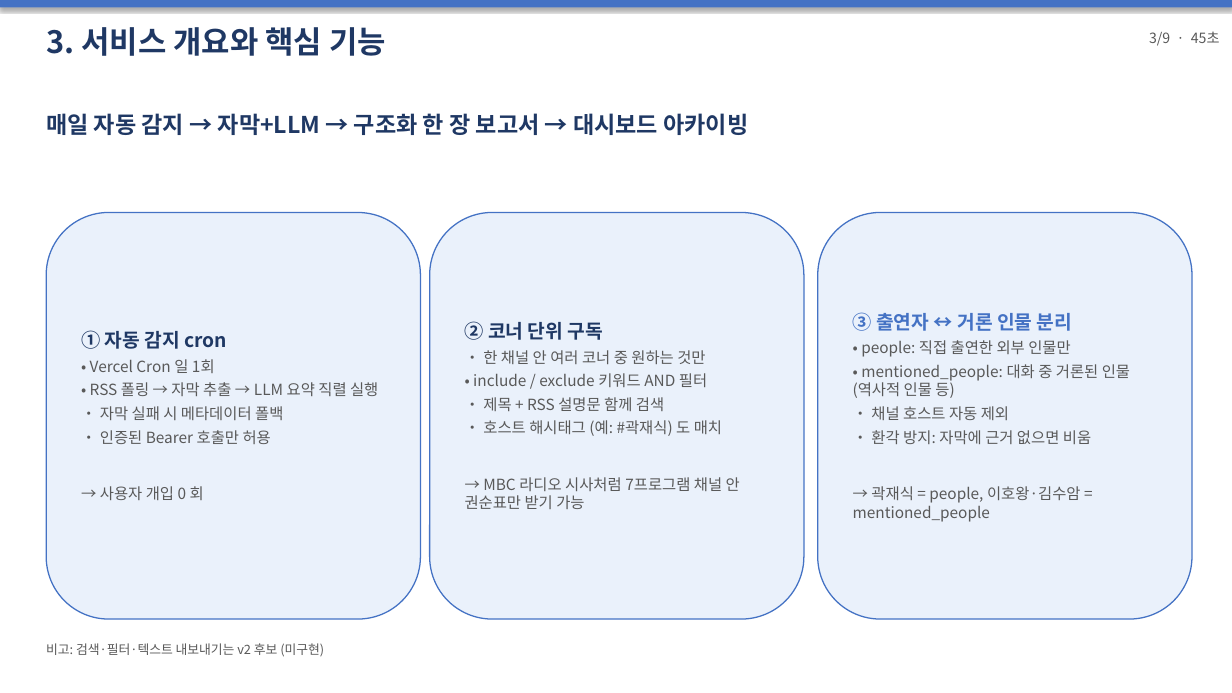
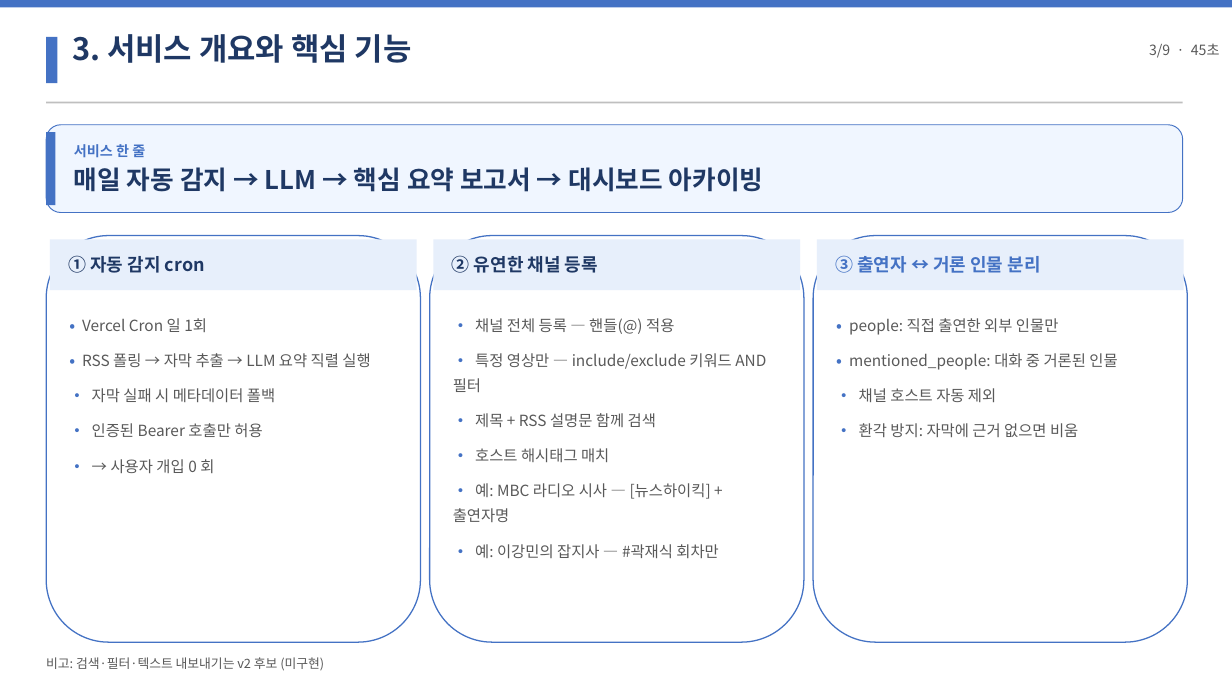
Before and after one commit to leeyongjoo9-rgb/tubebrief_mvp, a slide deck: slide 3 of 이용주-기말발표자료.pptx. Drawn at 1232x693 pixels with LibreOffice and Linux fonts; fonts in the diff are those of the drawing. Boxes give left, top, right and bottom in pixels: in the first picture for what was removed or moved away, otherwise in the second. Text is boxed around its words. In the diff, an @@ line names an element or a change of style, - is before the commit and + after.

```diff
--- a/이용주-기말발표자료.pptx
+++ b/이용주-기말발표자료.pptx
@@ rectangle at [0,0,1232,7]: shadow off @@
@@ rectangle added at [46,37,57,83], fill #4472C4 @@
@@ text "3. 서비스 개요와 핵심 기능": place and size @@
-text "3. 서비스 개요와 핵심 기능" at [46,27,386,56]
+text "3. 서비스 개요와 핵심 기능" at [72,34,412,63]
@@ text "3/9 · 45초": place and size @@
-text "3/9 · 45초" at [1149,32,1220,46]
+text "3/9 · 45초" at [1149,44,1220,58]
@@ rectangle added at [46,102,1183,104], fill #BFBFBF @@
@@ rounded rectangle added at [46,125,1183,213], fill #F0F6FF, outline #4472C4 0.75 pt @@
@@ rectangle added at [46,132,55,205], fill #4472C4 @@
@@ text at [74,143,764,192]: text changed; size 18 to 20 pt @@
-매일 자동 감지 → 자막+LLM → 구조화 한 장 보고서 → 대시보드 아카이빙
+서비스 한 줄
+매일 자동 감지 → LLM → 핵심 요약 보고서 → 대시보드 아카이빙
@@ text "서비스 한 줄" at [74,143,764,192]: vertical alignment top to middle @@
@@ rounded rectangle added at [46,236,421,642], fill #FFFFFF, outline #4472C4 1 pt @@
@@ rectangle added at [50,239,417,290], fill #E7EFFB, 14 pt, text #1F3864, bold @@
+① 자동 감지 cron
@@ rounded rectangle removed at [430,213,804,619] @@
-② 코너 단위 구독
-• 한 채널 안 여러 코너 중 원하는 것만
-• include / exclude 키워드 AND 필터
-• 제목 + RSS 설명문 함께 검색
-• 호스트 해시태그 (예: #곽재식) 도 매치
-→ MBC 라디오 시사처럼 7프로그램 채널 안 권순표만 받기 가능
@@ rounded rectangle added at [430,236,804,642], fill #FFFFFF, outline #4472C4 1 pt @@
@@ rectangle added at [433,239,800,290], fill #E7EFFB, 14 pt, text #1F3864, bold @@
+② 유연한 채널 등록
@@ rounded rectangle added at [813,236,1188,642], fill #FFFFFF, outline #4472C4 1 pt @@
@@ rectangle added at [817,239,1184,290], fill #E7EFFB, 14 pt, text #4472C4, bold @@
+③ 출연자 ↔ 거론 인물 분리
@@ text "• Vercel Cron 일 1회": place and size @@
-text "• Vercel Cron 일 1회" at [46,213,421,619]
+text "• Vercel Cron 일 1회" at [82,318,370,473]
@@ text "• Vercel Cron 일 1회" at [82,318,370,473]: vertical alignment middle to top; fill #EAF1FB to none; outline #4472C4 1 pt to none @@
@@ text at [82,318,370,437]: text colour #595959 to #4472C4, bold on in "•", "•", "•", "•"; line spacing 1 to 1.35; less space between paragraphs; more space between paragraphs @@
@@ text added at [453,318,766,558], 12 pt, text #595959 @@
+• 채널 전체 등록 — 핸들(@) 적용
+• 특정 영상만 — include/exclude 키워드 AND 필터
+• 제목 + RSS 설명문 함께 검색
+• 호스트 해시태그 매치
+• 예: MBC 라디오 시사 — [뉴스하이킥] + 출연자명
+• 예: 이강민의 잡지사 — #곽재식 회차만
@@ text "• people: 직접 출연한 외부 ..." at [849,318,1117,437]: vertical alignment middle to top; fill #EAF1FB to none; outline #4472C4 1 pt to none @@
@@ text "• people: 직접 출연한 외부 ...": place and size @@
-text "• people: 직접 출연한 외부 ..." at [818,213,1192,619]
+text "• people: 직접 출연한 외부 ..." at [849,318,1117,437]
@@ text at [849,318,1078,437]: text colour #595959 to #4472C4, bold on in "•", "•", "•"; line spacing 1 to 1.35; less space between paragraphs; more space between paragraphs @@
@@ text at [853,312,1072,331]: paragraph removed @@
-③ 출연자 ↔ 거론 인물 분리
@@ text at [81,330,227,349]: paragraph removed @@
-① 자동 감지 cron
@@ text at [849,353,1117,370]: text changed @@
-• mentioned_people: 대화 중 거론된 인물 (역사적 인물 등)
+• mentioned_people: 대화 중 거론된 인물
@@ text at [111,459,214,473]: text changed @@
-→ 사용자 개입 0 회
+• → 사용자 개입 0 회
@@ text at [853,486,1081,522]: paragraph removed @@
-→ 곽재식 = people, 이호왕·김수암 = mentioned_people
@@ text "비고: 검색·필터·텍스트 내보내기는 v2 후보 ...": place and size @@
-text "비고: 검색·필터·텍스트 내보내기는 v2 후보 ..." at [46,643,324,657]
+text "비고: 검색·필터·텍스트 내보내기는 v2 후보 ..." at [46,657,324,671]
```
Also in this commit, not shown: 2 other slides changed, 1 other file.
